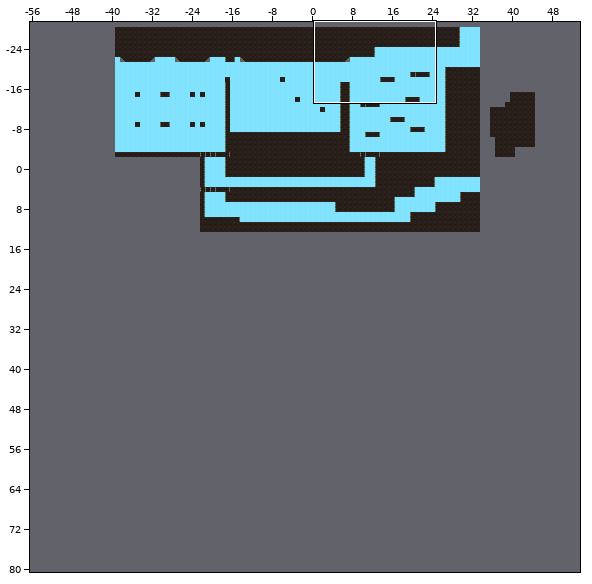
Tiled map: Assets/Tiled/Level1TileMap/test.tmx. The picture above shows the old version from afar; the outline marks the close-up.
Close-up. Before the commit:
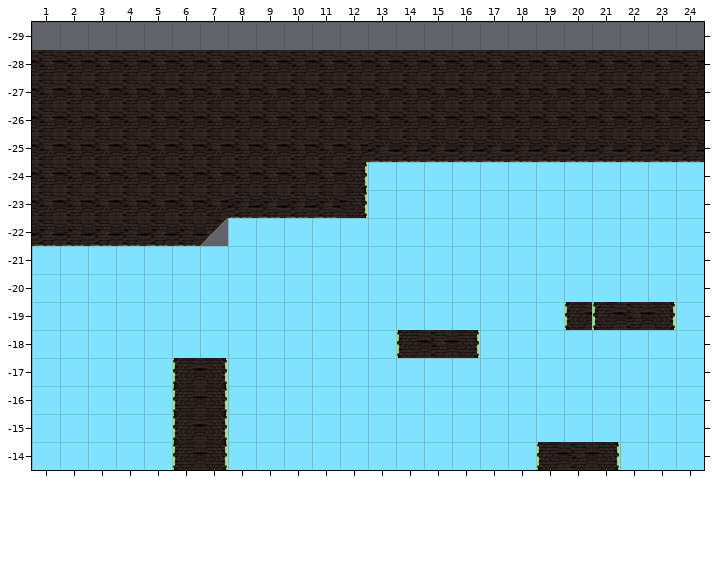
Cells are 256x256 px. Shown: x 1..24, y -29..-14. The commit also changed other parts of the map, which this record leaves out.
New version:
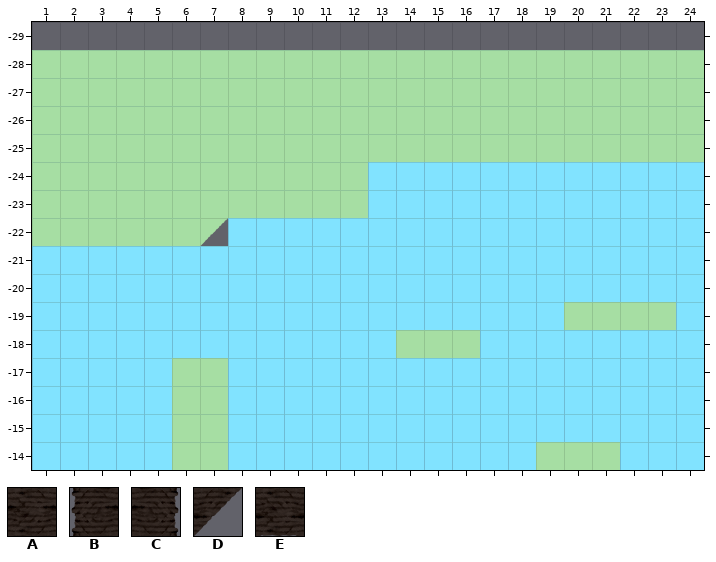
Key: from "Level1 Tileset": A 8, B 9, C 10, D 14, E 16.
_ is an empty cell.
From old to new:
Layer "ground" (now hidden):
y -28..-26: x 1..24 AAAAAAAAAAAAAAAAAAAAAAAA -> ________________________
y -25: x 1..24 AAAAAAAAAAAAEEEEEEEEEEEE -> ________________________
y -24: x 1..12 AAAAAAAAAAAC -> ____________
y -23: x 1..12 AAAAAAAEEEEC -> ____________
y -22: x 1..7 EEEEEED -> _______
y -19: x 20..23 BBAC -> ____
y -18: x 14..16 BAC -> ___
y -17..-15: x 6..7 BC -> __
y -14: x 6..7 BC -> __; x 19..21 BAC -> ___
Pixel boxes of the changes (left, top, right, bottom) in both close-ups:
removed: (32, 50, 704, 246)
removed: (565, 302, 675, 330)
removed: (397, 330, 479, 358)
removed: (173, 358, 227, 470)
removed: (537, 442, 619, 470)
